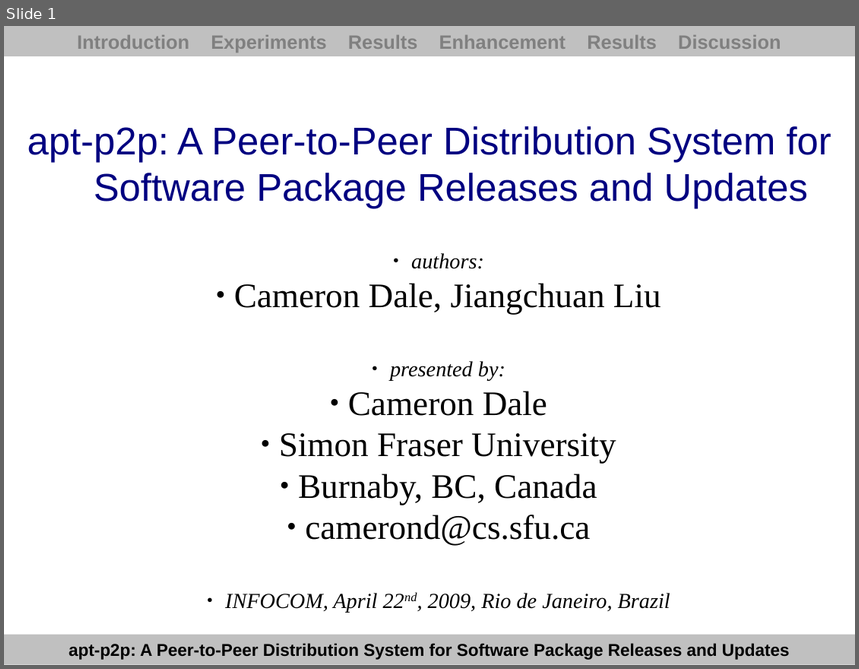
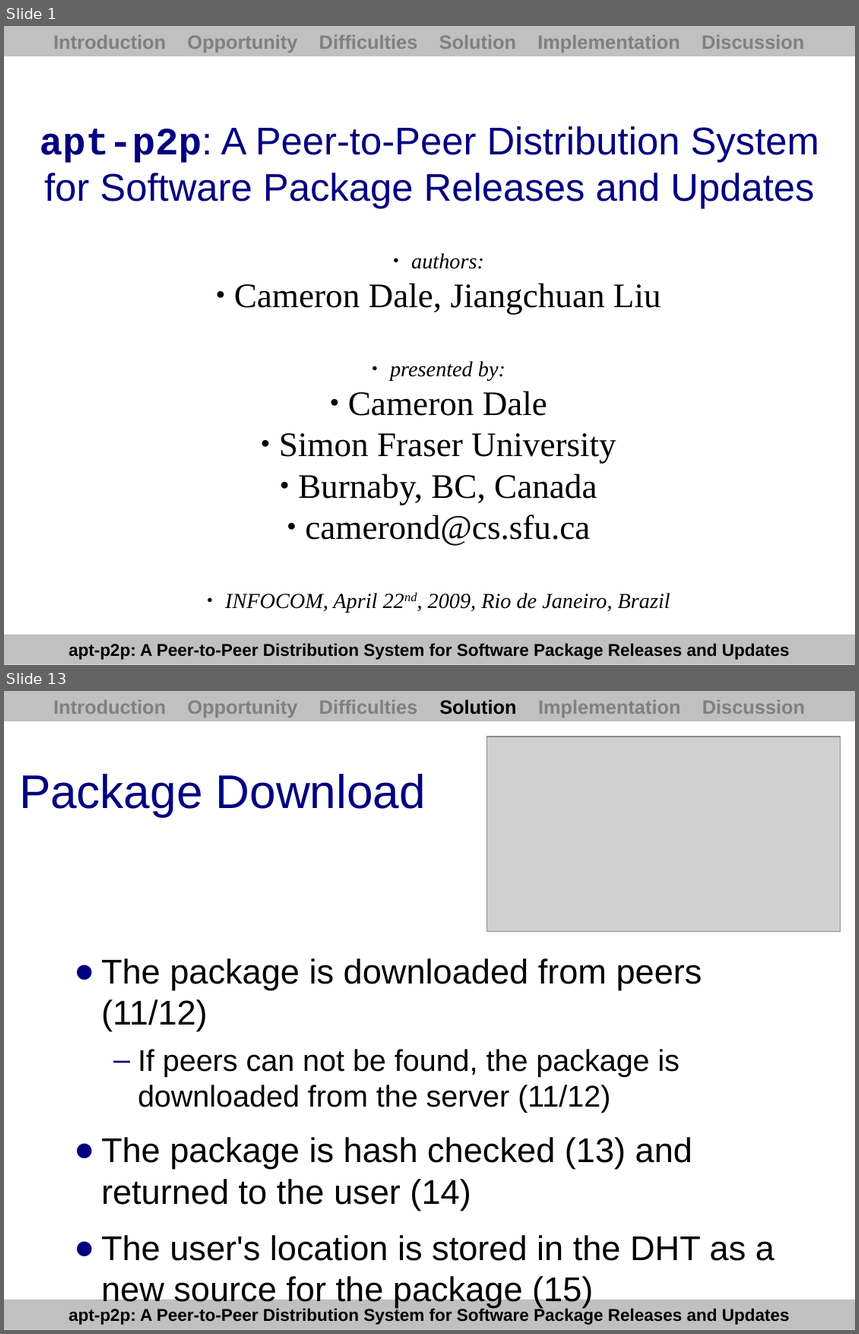
Before and after one commit to PyroSamurai/apt-p2p, a slide deck: docs/paper/presentation.odp. Shown one above the other, each under a label of ours: slide 1 before the commit, slides 1 and 13 after it; the slides between them are not shown. The pictures are 859x669 and 859x1334 pixels, drawn with LibreOffice and Linux fonts; fonts in the diff are those of the drawing; grey boxes stand for pictures. Boxes give left, top, right and bottom in pixels: in the first picture for what was removed or moved away, otherwise in the second. Text is boxed around its words. In the diff, an @@ line names an element or a change of style, - is before the commit and + after.

```diff
--- a/docs/paper/presentation.odp
+++ b/docs/paper/presentation.odp
@@ slide 13 added at (4,691,855,1330), background #FFFFFF; not listed: 1 template element that a slide beside it also shows @@
@@ rectangle added at (4,691,855,721), fill #C0C0C0, 18 pt, text #808080, bold @@
+Introduction Opportunity Difficulties Solution Implementation Discussion
@@ picture added at (487,737,841,932) @@
@@ title added at (19,774,426,817), 44 pt, text #000080 @@
+Package Download
@@ text added at (101,959,775,1308), 32 pt, text #000000 @@
+● The package is downloaded from peers (11/12)
+  – If peers can not be found, the package is downloaded from the server (11/12)
+● The package is hash checked (13) and returned to the user (14)
+● The user's location is stored in the DHT as a new source for the package (15)
@@ slide 1 changed as well @@
@@ text in rectangle at (53,35,804,53): text changed @@
-Introduction Experiments Results Enhancement Results Discussion
+Introduction Opportunity Difficulties Solution Implementation Discussion
@@ title at (40,126,819,209): text changed @@
-apt-p2p: A Peer-to-Peer Distribution System for
-Software Package Releases and Updates
+apt-p2p: A Peer-to-Peer Distribution System for Software Package Releases and Updates
```
Also in this commit, not shown: 2 other slides changed, 18 other slides added, 18 slides removed, 7 other files.
